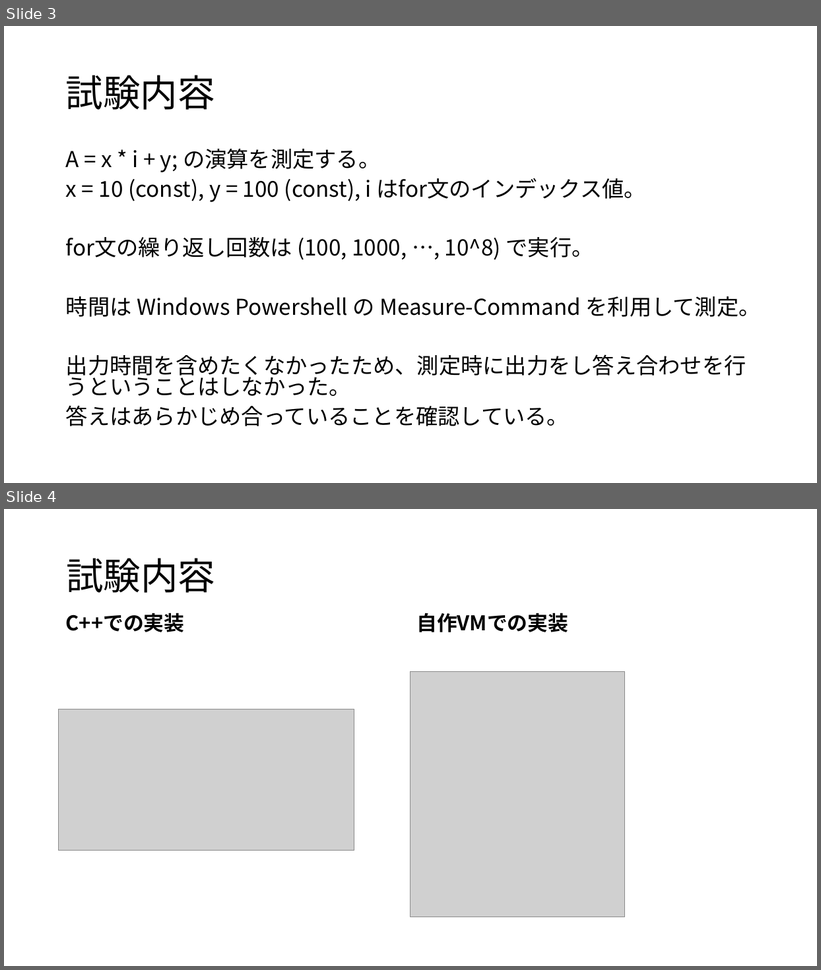
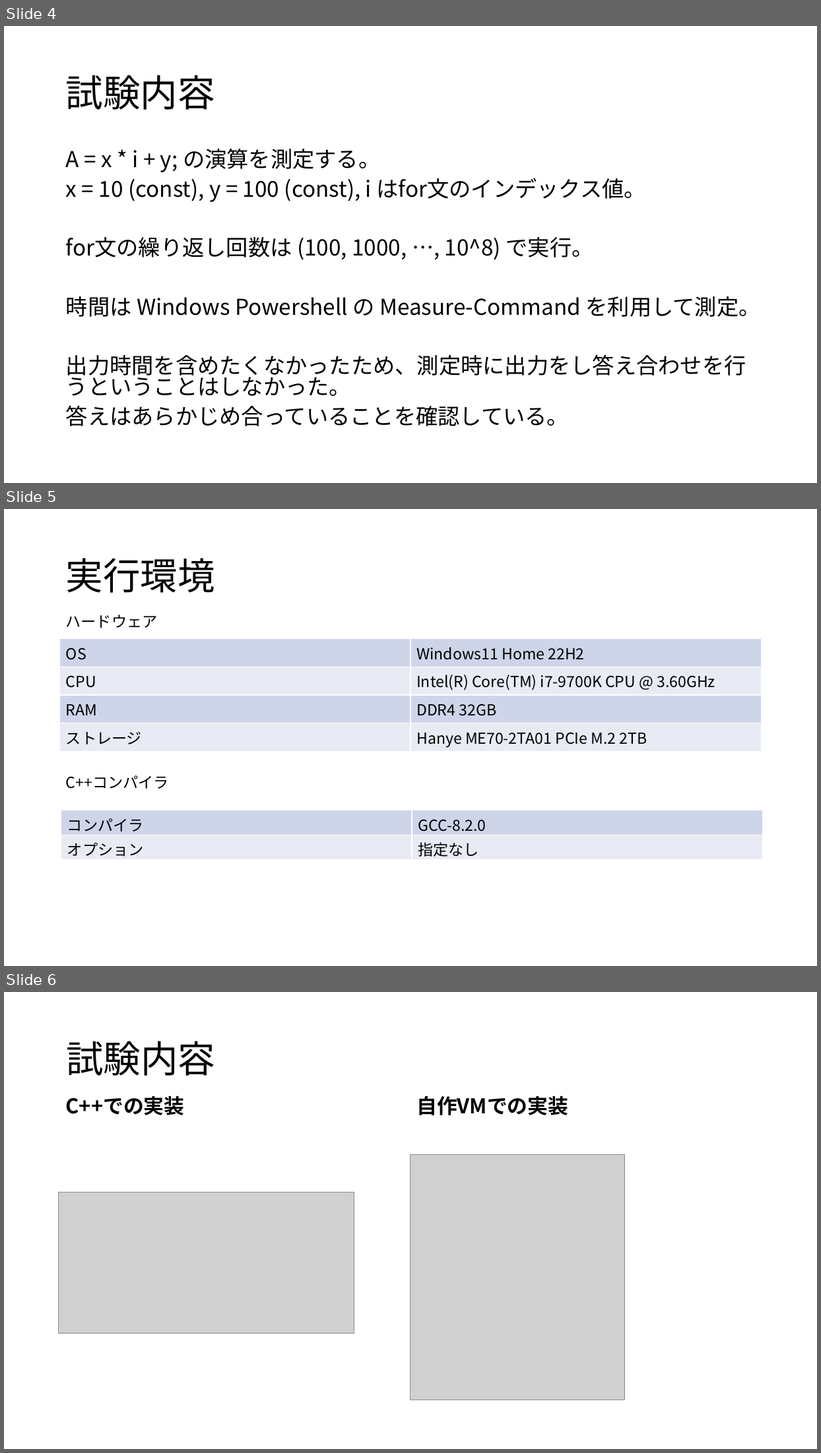
Before and after one commit to AbeAoto/stackMachine, a slide deck: docs/Presentation2/Presentation2.pptx. Shown one above the other, each under a label of ours: slides 3 and 4 before the commit, slides 4, 5 and 6 after it. The pictures are 821x970 and 821x1453 pixels, drawn with LibreOffice and Linux fonts; fonts in the diff are those of the drawing; grey boxes stand for pictures. Boxes give left, top, right and bottom in pixels: in the first picture for what was removed or moved away, otherwise in the second. Text is boxed around its words. In the diff, an @@ line names an element or a change of style, - is before the commit and + after.

```diff
--- a/docs/Presentation2/Presentation2.pptx
+++ b/docs/Presentation2/Presentation2.pptx
@@ slide 5 added at <box>4,509,817,966</box>, background #FFFFFF @@
@@ title added at <box>66,558,215,593</box>, 44 pt, text #000000 @@
+実行環境
@@ text added at <box>66,615,158,628</box>, 18 pt, text #000000 @@
+ハードウェア
@@ table added at <box>60,639,762,750</box>, 4 rows, 2 columns @@
+OS | Windows11 Home 22H2
+CPU | Intel(R) Core(TM) i7-9700K CPU @ 3.60GHz
+RAM | DDR4 32GB
+ストレージ | Hanye ME70-2TA01 PCIe M.2 2TB
@@ text added at <box>66,776,169,789</box>, 18 pt, text #000000 @@
+C++コンパイラ
@@ table added at <box>61,811,763,859</box>, 2 rows, 2 columns @@
+コンパイラ | GCC-8.2.0
+オプション | 指定なし
@@ what was slide 3 is now slide 4 @@
@@ what was slide 4 is now slide 6 @@
```
Also in this commit, not shown: 3 slides changed, 1 other slide added, 2 other files.
